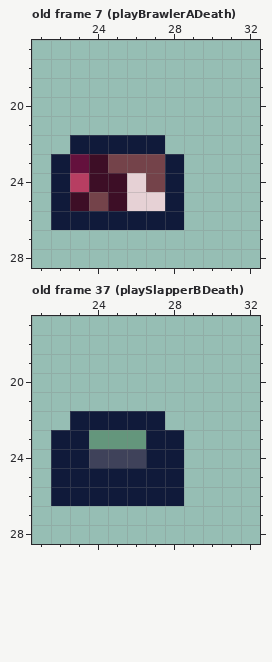
Edited in one commit: pixel-art file (EverythingSprite.aseprite). The picture above is the old version.
51x51 pixels, 42 frames. Shown: old frame 7 (playBrawlerADeath): x 21..32, y 17..28; old frame 37 (playSlapperBDeath): x 21..32, y 17..28. The commit also changed other frames, which this record leaves out.
The same view after the edit:
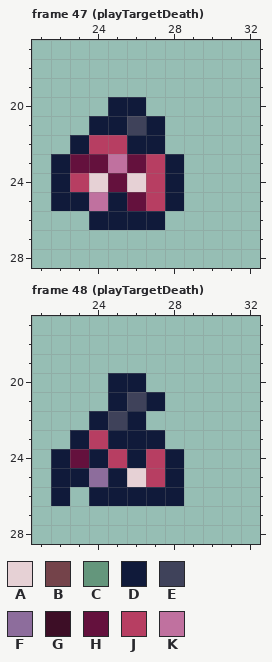
Palette (. is transparent): A #e6d1d5  B #74434a  C #64967c  D #101a3a  E #3f425a  F #8d6d9c  G #3d0e26  H #64113d  J #b73e62  K #c0719f
A new or re-ordered frame is compared with the old frame closest to it.
Author's note on the commit: - Integrated Target into Everything.
Difference:
frames 42 -> 48
Frame 47 (playTargetDeath) is new; against old frame 7 (playBrawlerADeath), layer "Main":
The edit turns colour G into colour A in row 24 at x 24.
There is now colour D in row 20 at x 25 to 26; in row 21 at x 24 to 25 and 27.
The edit turns colour G into colour D in row 25 at x 23 and 25.
There is now colour E in row 21 at x 26.
The edit turns colour A into colour H in row 25 at x 26.
The edit turns colour B into colour H in row 23 at x 26.
The edit turns colour G into colour H in row 23 at x 24; in row 24 at x 25.
The edit turns colour A into colour J in row 25 at x 27.
The edit turns colour B into colour J in rows 23 to 24 at x 27.
The edit turns colour D into colour J in row 22 at x 24 to 25.
The edit turns colour B into colour K in row 23 at x 25; in row 25 at x 24.
Colour D is gone in row 26 at x 22 to 23 and 28.
Frame 48 (playTargetDeath) is new; against old frame 37 (playSlapperBDeath), layers "Hats", "Main":
The edit turns colour D into colour A in row 25 at x 26.
There is now colour D in row 20 at x 25 to 26; in row 21 at x 25 and 27.
The edit turns colour C into colour D in row 23 at x 25 to 26.
The edit turns colour E into colour D in row 24 at x 24 and 26.
There is now colour E in row 21 at x 26.
The edit turns colour D into colour E in row 22 at x 25.
The edit turns colour D into colour F in row 25 at x 24.
The edit turns colour D into colour H in row 24 at x 23.
The edit turns colour C into colour J in row 23 at x 24.
The edit turns colour D into colour J in rows 24 to 25 at x 27.
The edit turns colour E into colour J in row 24 at x 25.
Colour D is gone in row 22 at x 23 and 27; in row 23 at x 22 and 28; in row 26 at x 23.
